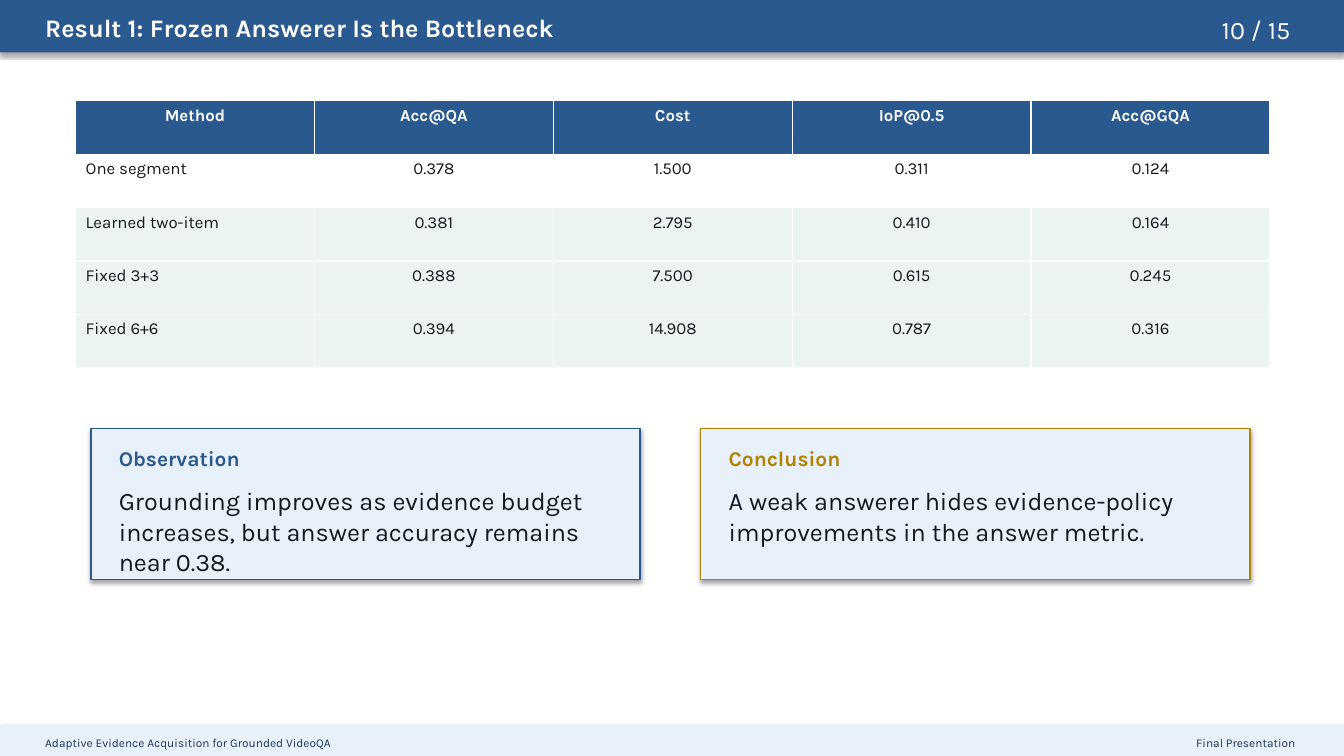
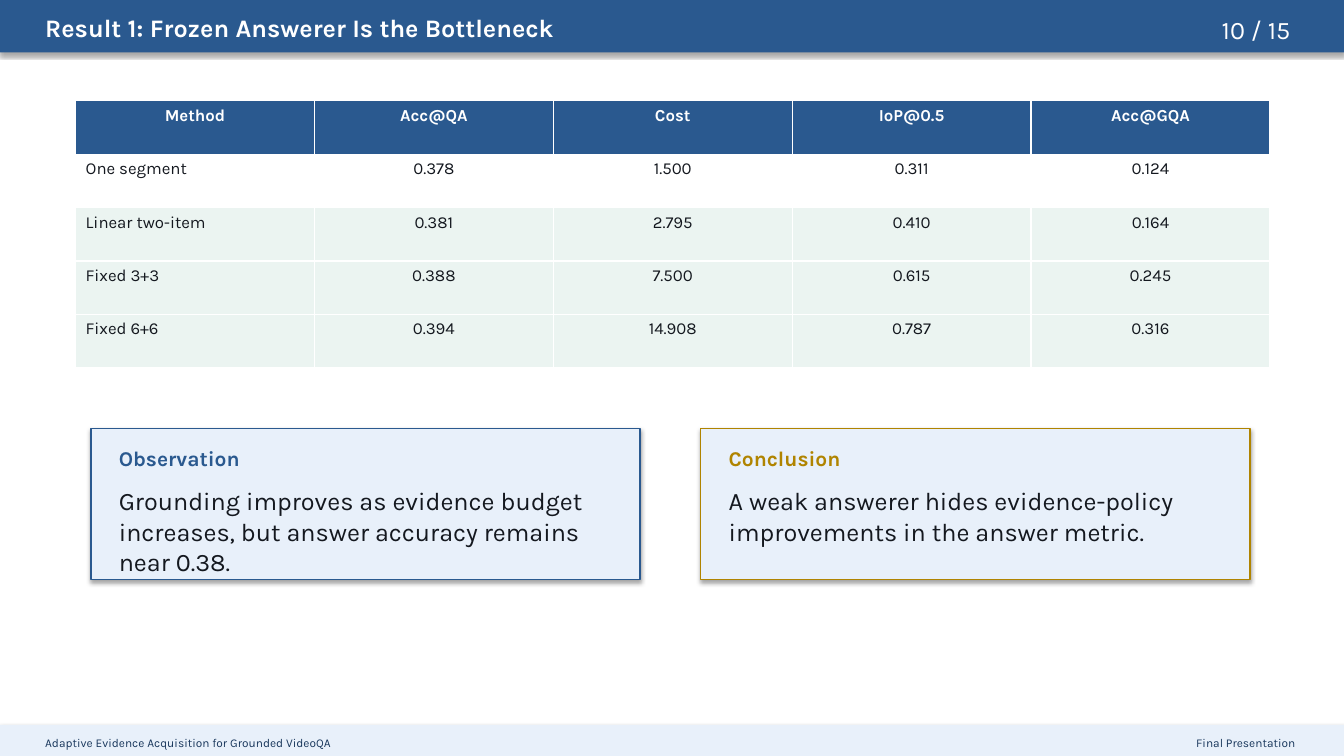
Before and after one commit to riteshthawkar/adaptive-evidence-grounded-videoqa, a slide deck: slide 10 of docs/presentation/research_presentation.pptx. Drawn at 1344x756 pixels with LibreOffice and Linux fonts; fonts in the diff are those of the drawing. Boxes give left, top, right and bottom in pixels: in the first picture for what was removed or moved away, otherwise in the second. Text is boxed around its words. In the diff, an @@ line names an element or a change of style, - is before the commit and + after.

```diff
--- a/docs/presentation/research_presentation.pptx
+++ b/docs/presentation/research_presentation.pptx
@@ table at [76, 101, 1270, 368] @@
-row 3, column 1: Learned two-item
+row 3, column 1: Linear two-item
```
Also in this commit, not shown: 5 other slides changed, 1 other file.
